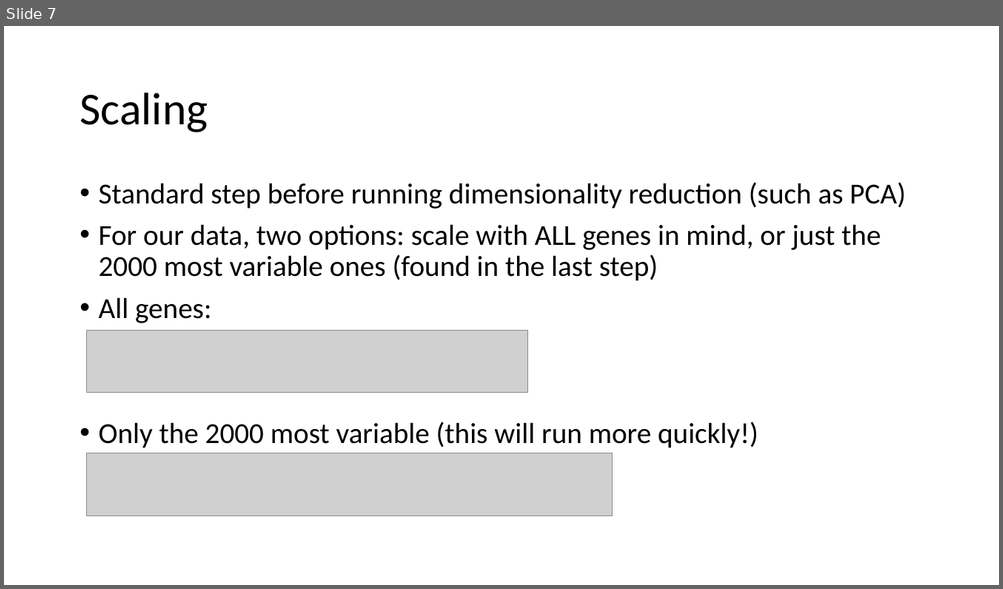
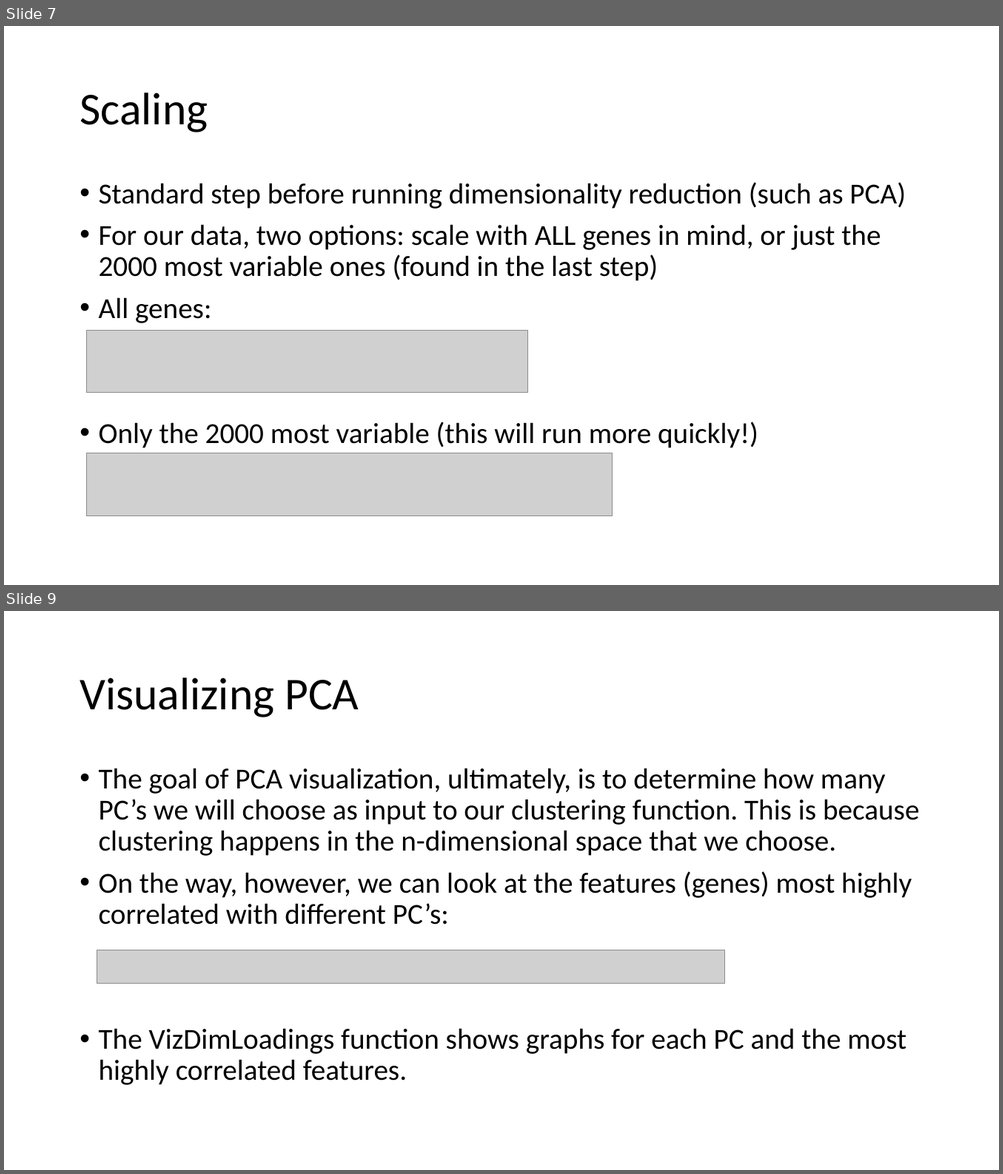
Before and after one commit to AnsgarJordan/scRNAseq, a slide deck: dataPipelineProcess.pptx. Shown one above the other, each under a label of ours: slide 7 before the commit, slides 7 and 9 after it; the slides between them are not shown. The pictures are 1003x589 and 1003x1174 pixels, drawn with LibreOffice and Linux fonts; fonts in the diff are those of the drawing; grey boxes stand for pictures. Boxes give left, top, right and bottom in pixels: in the first picture for what was removed or moved away, otherwise in the second. Text is boxed around its words. In the diff, an @@ line names an element or a change of style, - is before the commit and + after.

```diff
--- a/dataPipelineProcess.pptx
+++ b/dataPipelineProcess.pptx
@@ slide 9 added at [4,611,999,1170], background #FFFFFF @@
@@ title added at [79,678,358,718], 44 pt, text #000000 @@
+Visualizing PCA
@@ text added at [99,768,919,1085], 28 pt, text #000000 @@
+• The goal of PCA visualization, ultimately, is to determine how many PC’s we will choose as input to our clustering function. This is because clustering happens in the n-dimensional space that we choose.
+• On the way, however, we can look at the features (genes) most highly correlated with different PC’s:
+• The VizDimLoadings function shows graphs for each PC and the most highly correlated features.
@@ picture added at [97,951,725,984] @@
```
Also in this commit, not shown: 1 slide changed, 2 other slides added.
